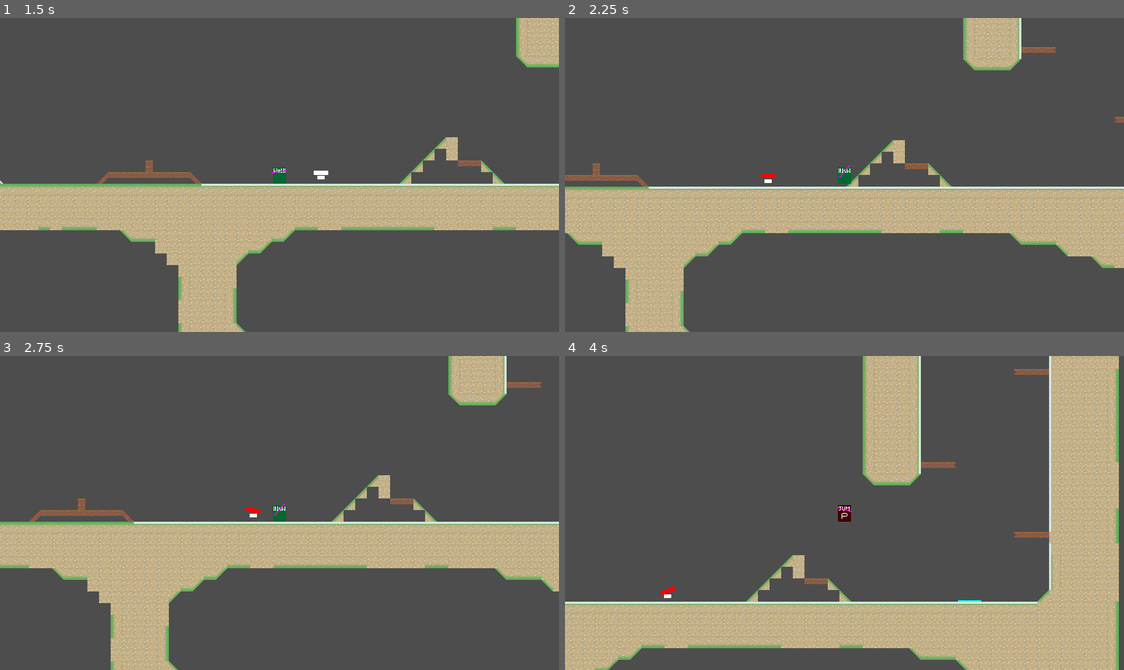
Above: before the commit, frames 1-4 (two rows, left to right).
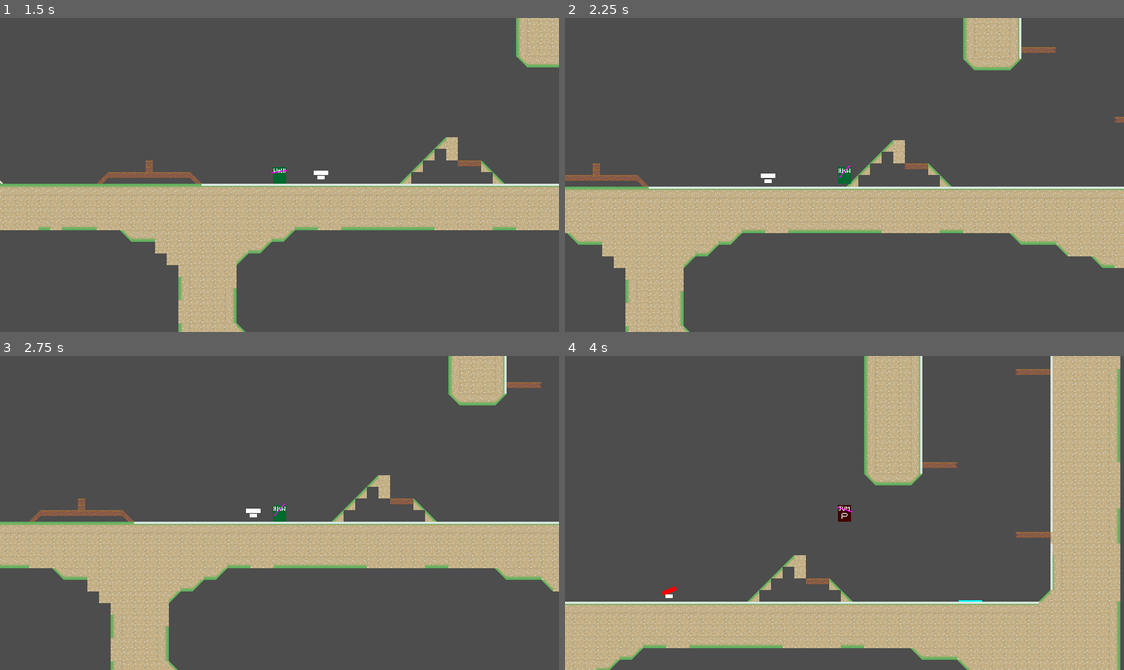
Above: after the commit, the same moments.

Repository: haruo-gabriel/portal2d
Game: Godot game, scene res://levels/level_1/level_scene.tscn
Same seed, same stepped clock (60 frames per second), same inputs: the game is played once before the commit and once after it.
Inputs (mouse positions are in pixels of both pictures, inside the frame that each line leads up to):
- Up to frame 1 (1.5 s): tap Enter at 0.5 s; move the mouse to (402, 159) at 0.52 s; hold Shift (crouch) 0.53-1.28 s; hold D (move_right) from 0.53 s (still down); tap Space (jump) at 0.77 s; move the mouse to (167, 190) at 1.27 s; click (167, 190) at 1.35 s
- Up to frame 2 (2.25 s): tap Space (jump) at 1.52 s; move the mouse to (900, 105) at 2.02 s; release D (move_right) at 2.03 s; hold A (move_left) from 2.03 s (still down); right-click (900, 105) at 2.1 s
- Up to frame 3 (2.75 s): keep holding A (move_left)
- Up to frame 4 (4 s): move the mouse to (816, 575) at 2.77 s; release A (move_left) at 2.78 s; hold D (move_right) from 2.78 s (still down); tap Shift (crouch) at 2.85 s; tap Space (jump) at 3.02, 3.77 s; move the mouse to (1012, 560) at 3.52 s; click (1012, 560) at 3.6 s

Frame 1 is identical in both runs. In frame 2, less than 0.1% of the frame differs, in the area x 35-38%, y 49-52%; in frame 3, less than 0.1%; in frame 4, 15%, in the area x 0-100%, y 0-100%.

Commit message:
Maxking a raycaster

Diff:
--- a/godot project/characters/player/scripts/player.gd
+++ b/godot project/characters/player/scripts/player.gd
@@ -41,8 +41,10 @@
 	raycast.target_position = 1000 * Vector2(cos(angle), sin(angle))
 
 func get_enabled_hitbox() -> CollisionShape2D:
+
 	if main_hitbox.disabled:
 		return crouched_hitbox
+
 	return main_hitbox
 
 func toggle_hitbox(to_crouch: bool) -> void:
--- a/godot project/characters/turret/scripts/states/active.gd
+++ b/godot project/characters/turret/scripts/states/active.gd
@@ -6,7 +6,12 @@
 	turret.get_node("HeadSprite").modulate = Color.RED
 
 func exit() -> void:
-	turret.modulate = Color.WHITE
+	turret.get_node("HeadSprite").modulate = Color.WHITE
+
+func update(_delta: float) -> void:
+
+	if not can_see_player():
+		transitioned.emit(self, "Idle")
 
 func physics_update(delta: float) -> void:
 
--- a/godot project/characters/turret/scripts/states/idle.gd
+++ b/godot project/characters/turret/scripts/states/idle.gd
@@ -7,5 +7,7 @@
 
 func update(_delta: float) -> void:
 
-	if angle_to_player >= turret.minimum_angle and angle_to_player <= turret.maximum_angle:
+	if can_see_player():
 		transitioned.emit(self, "Active")
+
+	turret.angle = move_toward(turret.angle, turret.maximum_angle, 0.2)
--- a/godot project/characters/turret/scripts/states/turret_state.gd
+++ b/godot project/characters/turret/scripts/states/turret_state.gd
@@ -7,6 +7,16 @@
 
 var angle_to_player: float
 
+func can_see_player() -> bool:
+
+	if angle_to_player < turret.minimum_angle or angle_to_player > turret.maximum_angle:
+		return false
+
+	turret.raycast.target_position = 2 * (player.global_position + Vector2(0, -10) - turret.raycast.global_position)
+
+	return turret.raycast.get_collider() is Player
+
+
 func start() -> void:
 	turret = entity
 
@@ -14,4 +24,5 @@
 	pass
 
 func _physics_process(delta) -> void:
+
 	angle_to_player = (player.position - turret.position).angle()
--- a/godot project/characters/turret/turret.gd
+++ b/godot project/characters/turret/turret.gd
@@ -4,6 +4,8 @@
 
 @onready var head_sprite: Sprite2D = $HeadSprite
 @onready var head_shape: CollisionShape2D = $HeadShape
+
+@onready var raycast: RayCast2D = $RayCast2D
 
 @export var minimum_angle: float
 @export var maximum_angle: float
--- a/godot project/characters/turret/turret.tscn
+++ b/godot project/characters/turret/turret.tscn
@@ -25,6 +25,9 @@
 [node name="Base" type="Sprite2D" parent="."]
 texture = ExtResource("2_pk15q")
 
+[node name="RayCast2D" type="RayCast2D" parent="."]
+target_position = Vector2(2.08165e-12, -30)
+
 [node name="StateMachine" type="Node" parent="." node_paths=PackedStringArray("initial_state", "entity")]
 script = ExtResource("4_ct1qn")
 initial_state = NodePath("Idle")
